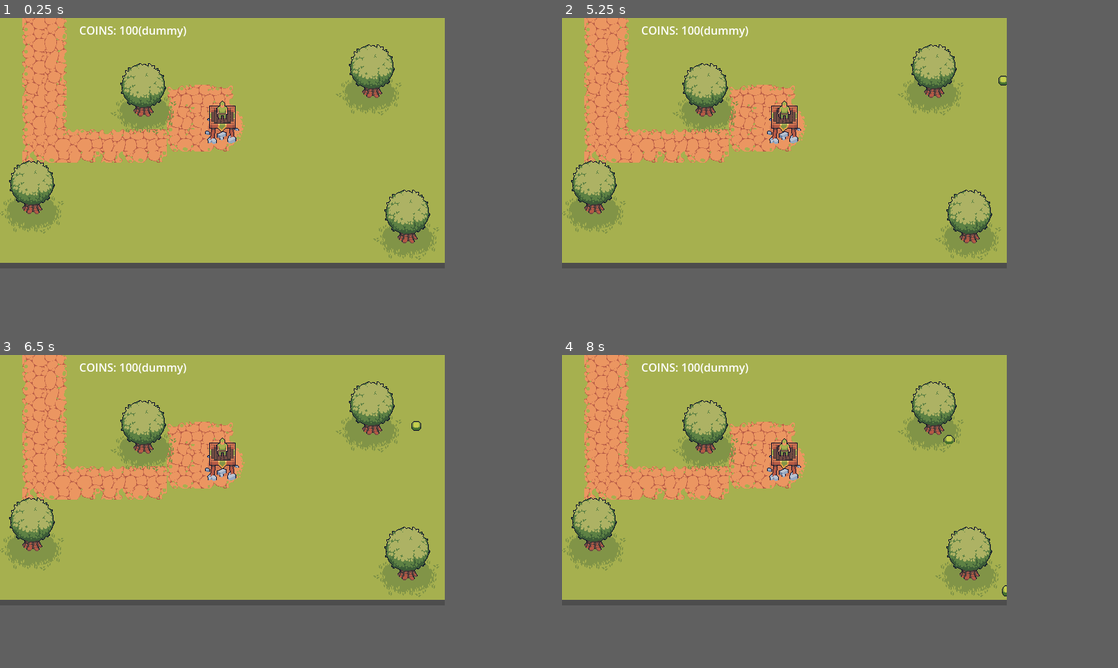
Above: before the commit, frames 1-4 (two rows, left to right).
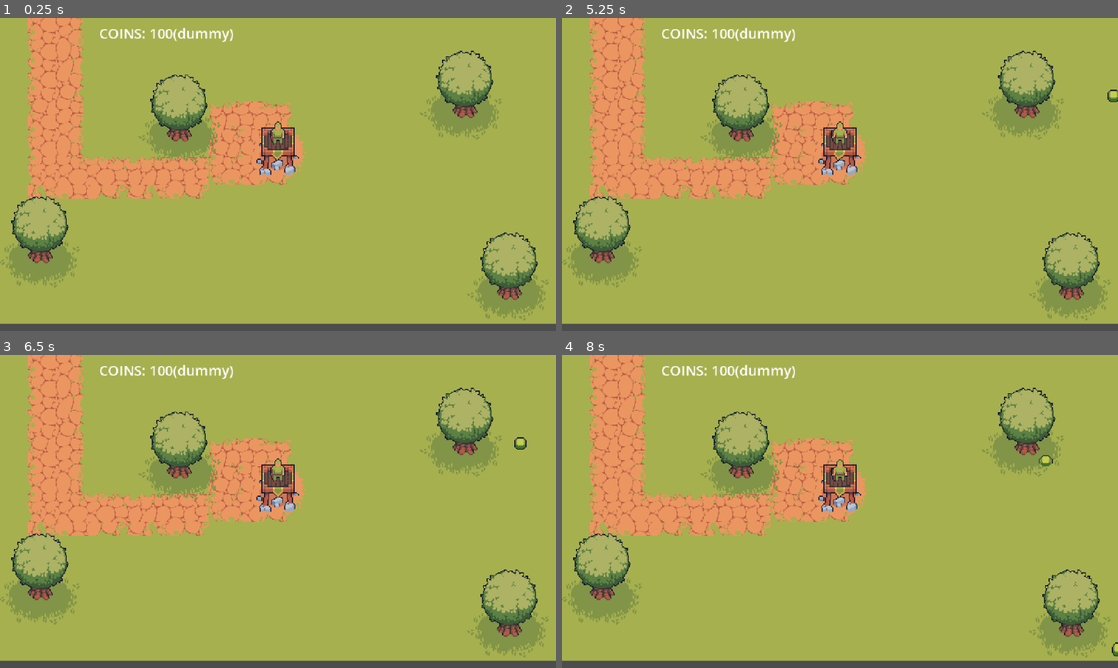
Above: after the commit, the same moments.

Repository: ButbkaDrug/easter_jam_with_ales
Game: Godot game, scene res://dev_main.tscn
Two runs of this game, one before a commit and one after it. Both use one fixed random seed, a clock stepped at 60 frames per second and the inputs below.
Inputs:
- Up to frame 1 (0.25 s): no input
- Up to frame 2 (5.25 s): tap Enter at 1.25, 2.75 s; tap Space at 2, 3.5 s
- Up to frame 3 (6.5 s): no input
- Up to frame 4 (8 s): no input
In our replay, the window is 640x360 before the commit and 800x450 after it. These sizes can differ from the game's own. Grey fills any space a smaller window leaves; there, only what the larger window draws over its background counts as a difference.

The runs differ from the first frame. In frame 1, 26% of the frame differs, in the area x 0-100%, y 0-100%; in frame 2, 26%; in frame 3, 26%; in frame 4, 26%.

Commit message:
windows size change

Diff:
--- a/project.godot
+++ b/project.godot
@@ -21,9 +21,10 @@
 
 [display]
 
-window/size/viewport_width=640
-window/size/viewport_height=360
+window/size/viewport_width=1280
+window/size/viewport_height=720
 window/stretch/mode="canvas_items"
+window/stretch/scale=2.0
 window/handheld/orientation=6
 
 [editor_plugins]
